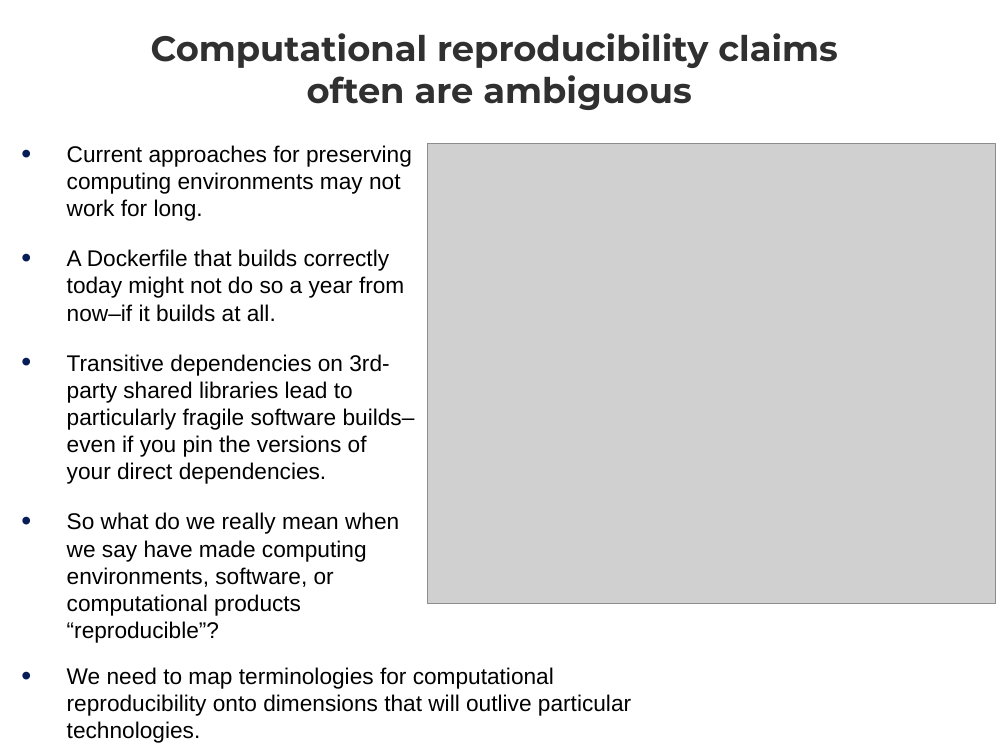
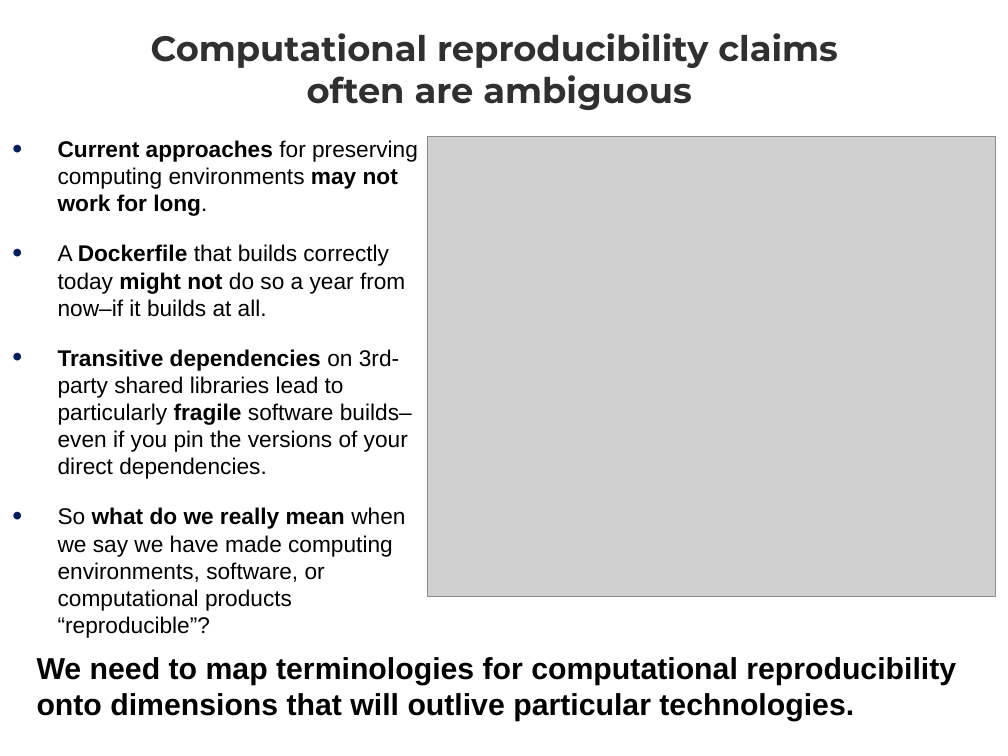
Before and after one commit to whole-tale/reproducibility-components, a slide deck: slide 18 of ro2019/presentation/reproducibility_by_other_means_presentation.ppt. Drawn at 1008x756 pixels with LibreOffice and Linux fonts; fonts in the diff are those of the drawing; grey boxes stand for pictures. Boxes give left, top, right and bottom in pixels: in the first picture for what was removed or moved away, otherwise in the second. Text is boxed around its words. In the diff, an @@ line names an element or a change of style, - is before the commit and + after.

```diff
--- a/ro2019/presentation/reproducibility_by_other_means_presentation.ppt
+++ b/ro2019/presentation/reproducibility_by_other_means_presentation.ppt
@@ text "Current approaches for preserving computing ...": place and size @@
-text "Current approaches for preserving computing ..." at [67,145,415,643]
+text "Current approaches for preserving computing ..." at [58,140,418,638]
@@ text at [58,140,418,479]: bold on in "Current approaches may not work for long.", "Dockerfile might not", "Transitive dependencies fragile" @@
@@ picture: place and size @@
-picture at [427,143,995,603]
+picture at [427,137,995,597]
@@ text at [58,507,405,638]: text changed @@
-• So what do we really mean when we say have made computing environments, software, or computational products “reproducible”?
+• So what do we really mean when we say we have made computing environments, software, or computational products “reproducible”?
@@ text "We need to map terminologies ...": place and size @@
-text "We need to map terminologies ..." at [67,667,631,743]
+text "We need to map terminologies ..." at [37,657,956,722]
@@ text "We need to map terminologies ..." at [37,657,956,722]: size 18 to 24 pt, bold on; bullet • to none @@
```
Also in this commit, not shown: 7 other slides changed, 1 other file.
